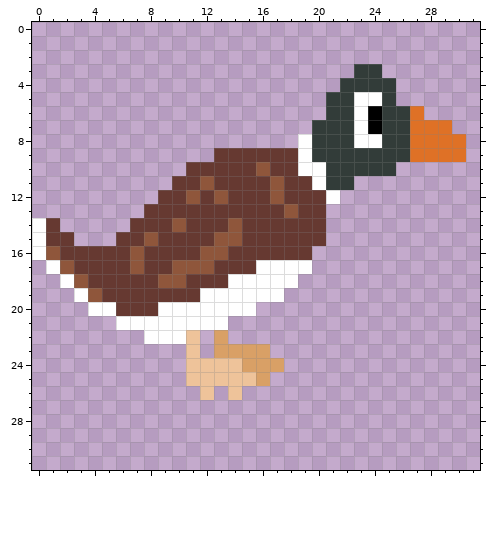
One commit to this pixel-art file: Assets/_Gameplay/Art/duck01.ase. That is the earlier state.
32x32 pixels, 1 frame.
Now the later version:
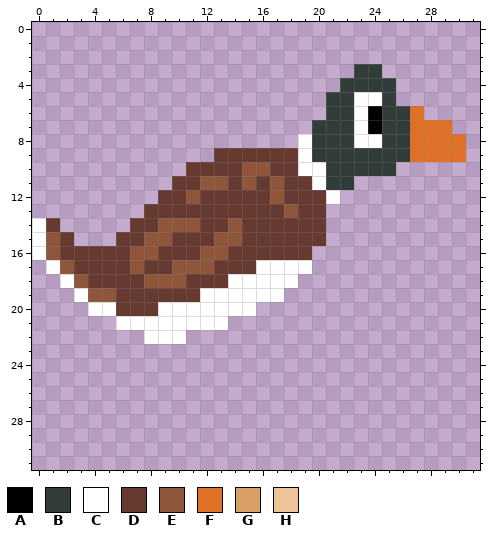
Palette (. is transparent): A #000000  B #323c39  C #ffffff  D #663931  E #8f563b  F #df7126  G #d9a066  H #eec39a
Edits made:
layer "Layer 2" now hidden
layer "Layer 3" now hidden
Colour D replaces colour E in row 12 at x 13.
Colour E replaces colour D in row 10 at x 15; in row 11 at x 13 and 15; in row 14 at x 9 and 11; in row 15 at x 1 and 9; in row 16 at x 8; in row 18 at x 8.
Colour E replaces colour D in row 19 at x 5.
The edit erases colour G in row 22 at x 13; in row 23 at x 13 to 16; in row 24 at x 15 to 17; in row 25 at x 16.
The edit erases colour H in rows 22 to 23 at x 11; in row 24 at x 11 to 14; in row 25 at x 11 to 15; in row 26 at x 12 and 14.
Pixel boxes of the changes (left, top, right, bottom) in both pictures:
changed: (46, 162, 284, 400)
